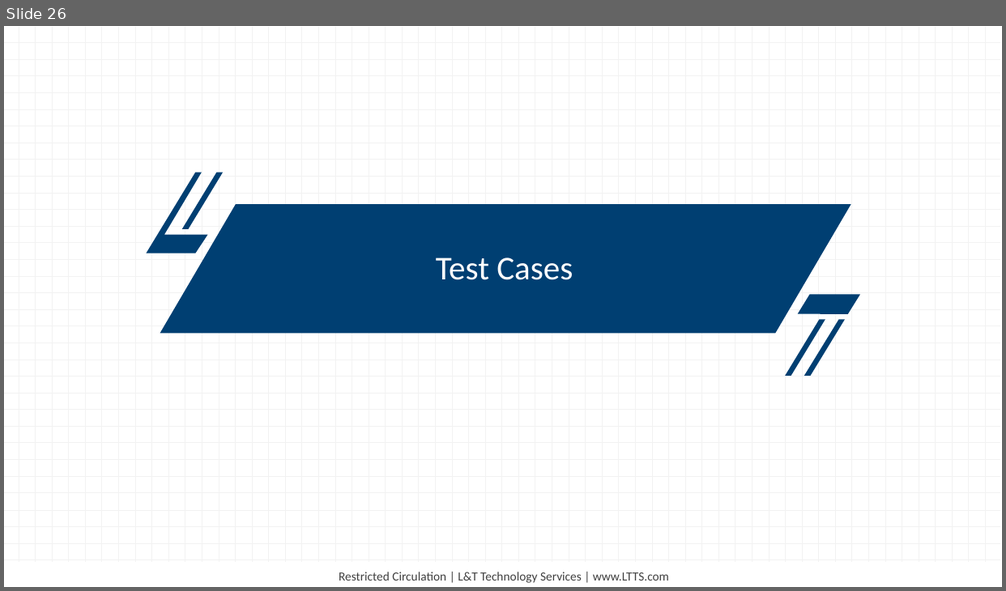
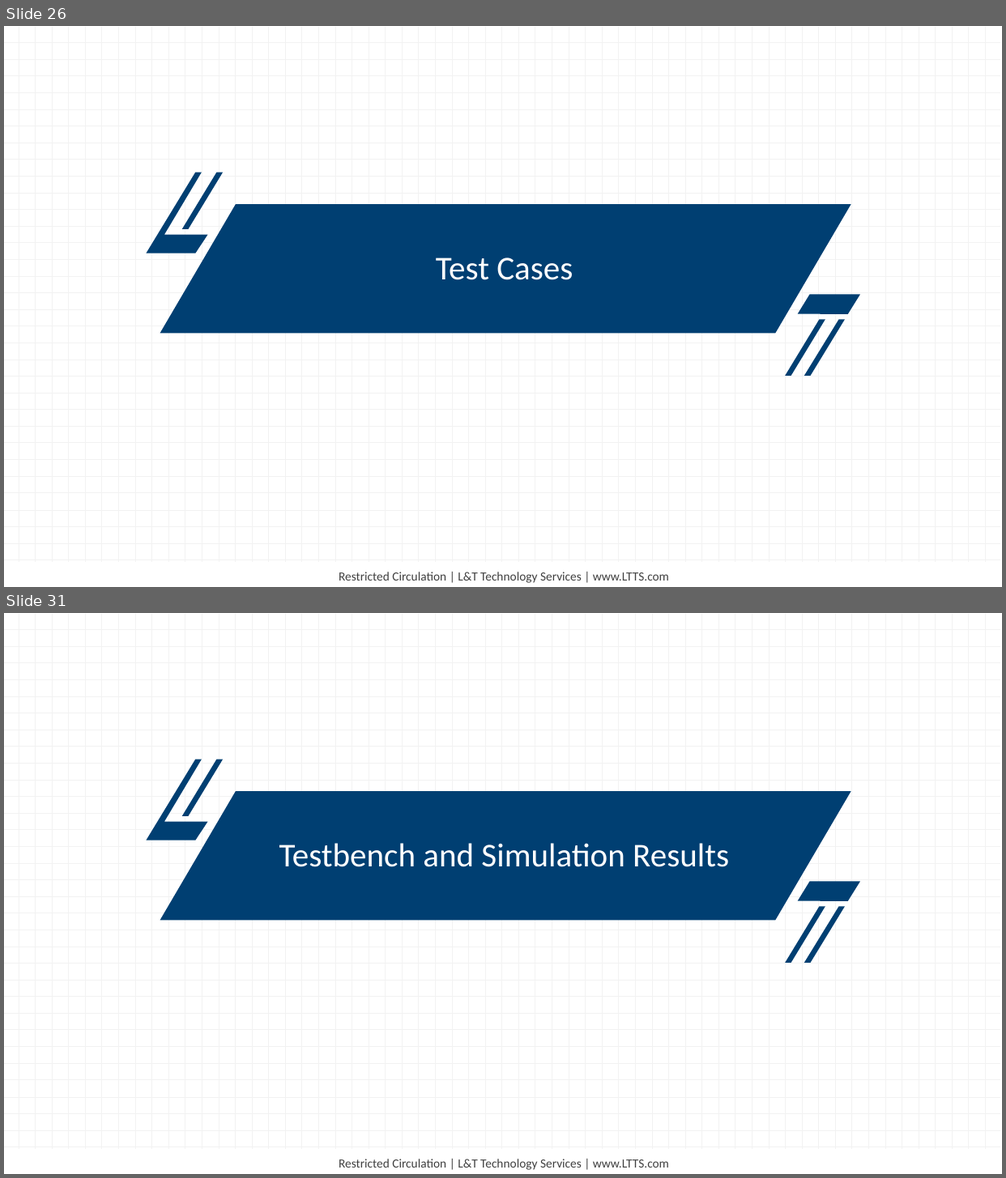
Before and after one commit to Nemiland/axi2spi, a slide deck: Documentation/Presentation/AXI-SPI Presentation.pptx. Shown one above the other, each under a label of ours: slide 26 before the commit, slides 26 and 31 after it; the slides between them are not shown. The pictures are 1006x591 and 1006x1178 pixels, drawn with LibreOffice and Linux fonts; fonts in the diff are those of the drawing. Boxes give left, top, right and bottom in pixels: in the first picture for what was removed or moved away, otherwise in the second. Text is boxed around its words. In the diff, an @@ line names an element or a change of style, - is before the commit and + after.

```diff
--- a/Documentation/Presentation/AXI-SPI Presentation.pptx
+++ b/Documentation/Presentation/AXI-SPI Presentation.pptx
@@ slide 31 added at [4, 613, 1002, 1174], background #FFFFFF; not listed: 98 template elements that a slide beside it also shows @@
@@ text added at [160, 791, 849, 920], 32 pt, text #FFFFFF @@
+Testbench and Simulation Results
```
Also in this commit, not shown: 1 slide changed, 5 other slides added.
